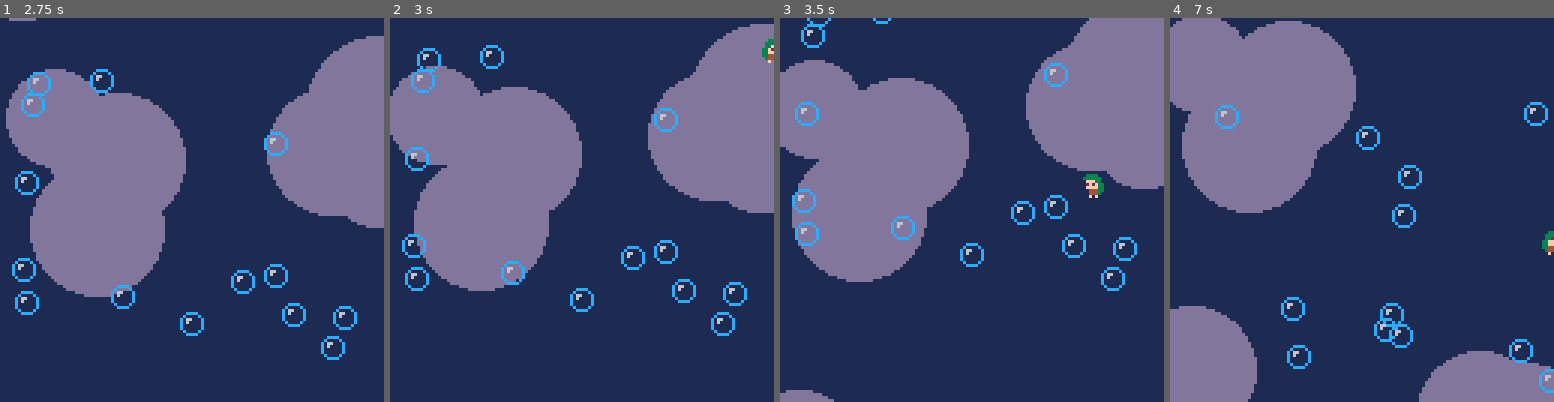
Above: before the commit, frames 1-4 (left to right).
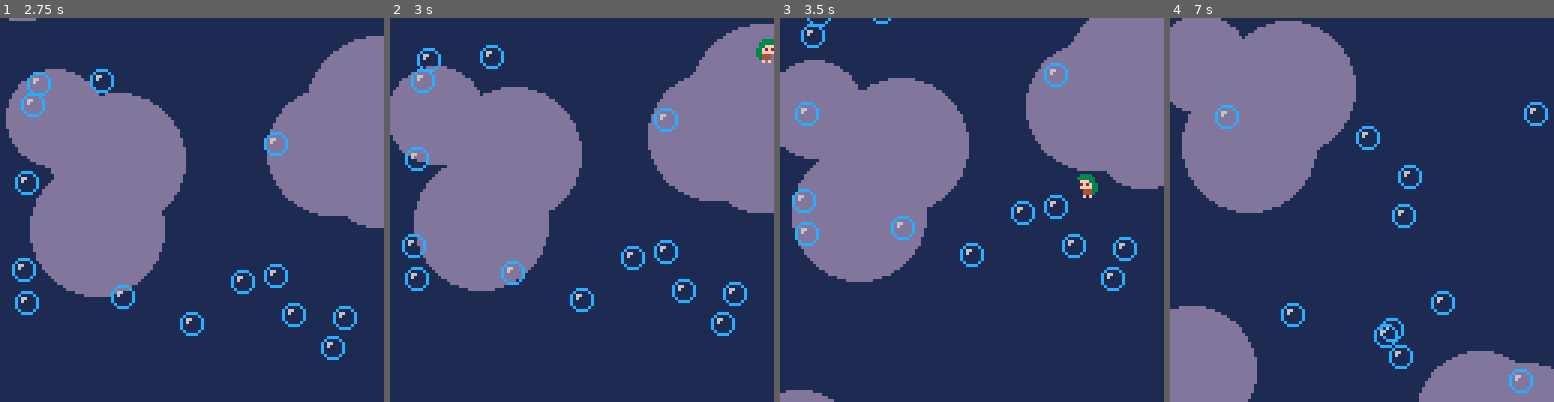
Above: after the commit, the same moments.

Repository: kvognar/bubble-booper
Game: PICO-8 cartridge collab16.p8
The game is run twice, just before and just after one commit, with the same random seed, the same clock (stepped at 60 frames per second) and the same inputs.
Inputs:
- Up to frame 1 (2.75 s): tap X (X key) at 0.33, 1.07, 1.85 s; hold Right 1.6-2.1 s; hold Right from 2.47 s (still down)
- Up to frame 2 (3 s): keep holding Right; tap X (X key) at 2.97 s
- Up to frame 3 (3.5 s): release Right at 3.03 s; hold Left from 3.08 s (still down)
- Up to frame 4 (7 s): release Left at 3.58 s; hold Right 4.02-4.68 s; tap X (X key) at 4.08, 5.2, 6.32 s; hold Left 5.08-5.68 s; hold Right 6.08-6.58 s; hold Right from 6.63 s (still down)

Frame 1 is identical in both runs. In frame 2, 0.2% of the frame differs, in the area x 95-100%, y 5-12%; in frame 3, 0.2%; in frame 4, 1.6%, in the area x 28-100%, y 55-98%.

Commit message:
game over, under budget

Diff:
--- a/collab16.p8
+++ b/collab16.p8
@@ -16,9 +16,12 @@
 som={
  _init=function(self)
   self.state=self.title
+
+  self.bubbles={}
+  self.big_bubbles={}
   t=0
   for i=0,15 do
-   self:make_bubble(rnd(128),rnd(128))
+   add(self.bubbles,{s=29,x=rnd(128),y=rnd(128)})
   end
   for i=0,6 do
    local x=rnd(128)
@@ -39,7 +42,7 @@
    self.state=self.game
   end
  end,
- _draw=function(self)
+ _draw=function()
   print("bubble booper",40,60,7)
   print("press ❎",48,66)
  end,
@@ -50,7 +53,13 @@
   local pl=self.pl
   pl.x+=pl.dx
   pl.y+=pl.dy
-  pl.x=mid(pl.x,0,124)
+  pl.x=mid(pl.x,0,122)
+
+  if pl.y>140 then
+   --die
+   sfx(9)
+   self:_init()
+  end
 
   --bubbles
   foreach(self.bubbles,function(bubble)
@@ -78,29 +87,12 @@
    sfx(8)
    del(self.bubbles, pop)
   end
+  pl.s=13+sgn(pl.dy)
  end,
  _draw=function(self)
   foreach(self.bubbles,self.draw_entity)
-
-  if self.pl.dy<0 then
-   self.pl.s=13
-  else
-   self.pl.s=12
-  end
   self.draw_entity(self.pl)
  end,},
- draw_bg=function(self)
-  rectfill(0,0,127,127,1)
-  foreach(self.big_bubbles,function(bubble)
-   circfill(bubble.x,bubble.y,bubble.r,13)
-  end)
- end,
- bubbles={},
- big_bubbles={},
- make_bubble=function(self,x,y)
-  add(self.bubbles,{s=29,x=x,y=y})
- end,
-
  draw_entity=function(entity)
   spr(entity.s,entity.x,entity.y,1,1,entity.left)
  end,
@@ -144,27 +136,30 @@
  end,
  _draw=function(self)
   cls()
-  self:draw_bg()
+  rectfill(0,0,127,127,1)
+  foreach(self.big_bubbles,function(bubble)
+   circfill(bubble.x,bubble.y,bubble.r,13)
+  end)
   self.state._draw(self)
  end
 }
 __gfx__
-00000000000000000000000000000000000000000000000000000000000000000000000000000000000000000000000000333300003333000011110000000000
-00000000000000000000000000000000000000000000000000000000000000000000000000000000000000000000000003333330033333300111111000000000
-000000000000000000000000000000000000000000000000000000000000000000000000000000000000000000000000033fff000332f2000117770000000000
-00000000000000000000000000000000000000000000000000000000000000000000000000000000000000000000000033f2f20033ffff001177770000000000
-00000000000000000000000000000000000000000000000000000000000000000000000000000000000000000000000033ffff0033ffff00117d7d0000000000
-000000000000000000000000000000000000000000000000000000000000000000000000000000000000000000000000334440003344400011ddd00000000000
-000000000000000000000000000000000000000000000000000000000000000000000000000000000000000000000000034440000344400001ddd00000000000
-00000000000000000000000000000000000000000000000000000000000000000000000000000000000000000000000000f0f00000f0f0000070700000000000
-0000000000000000000000000000000000000000000000000000000000000000000000000000000000000000000000000011110000cccc000000000000000000
-000000000000000000000000000000000000000000000000000000000000000000000000000000000000000000000000011111100c0000c00000000000000000
-000000000000000000000000000000000000000000000000000000000000000000000000000000000000000000000000011d7d00c066000c0000000000000000
-00000000000000000000000000000000000000000000000000000000000000000000000000000000000000000000000011777700c060000c0000000000000000
-00000000000000000000000000000000000000000000000000000000000000000000000000000000000000000000000011777700c000000c0000000000000000
-00000000000000000000000000000000000000000000000000000000000000000000000000000000000000000000000011ddd000c000000c0000000000000000
-00000000000000000000000000000000000000000000000000000000000000000000000000000000000000000000000001ddd0000c0000c00000000000000000
-0000000000000000000000000000000000000000000000000000000000000000000000000000000000000000000000000070700000cccc000000000000000000
+0000000000000000000000000000000000000000000000000000000000000000000000000000000000000000000000000033330000cccc000033330000000000
+000000000000000000000000000000000000000000000000000000000000000000000000000000000000000000000000033333300c0000c00333333000000000
+0000000000000000000000000000000000000000000000000000000000000000000000000000000000000000000000000332f200c066000c033fff0000000000
+00000000000000000000000000000000000000000000000000000000000000000000000000000000000000000000000033ffff00c060000c33f2f20000000000
+00000000000000000000000000000000000000000000000000000000000000000000000000000000000000000000000033ffff00c000000c33ffff0000000000
+00000000000000000000000000000000000000000000000000000000000000000000000000000000000000000000000033444000c000000c3344400000000000
+000000000000000000000000000000000000000000000000000000000000000000000000000000000000000000000000034440000c0000c00344400000000000
+00000000000000000000000000000000000000000000000000000000000000000000000000000000000000000000000000f0f00000cccc0000f0f00000000000
+0000000000000000000000000000000000000000000000000000000000000000000000000000000000000000000000000011110000cccc000033330000000000
+000000000000000000000000000000000000000000000000000000000000000000000000000000000000000000000000011111100c0000c00333333000000000
+000000000000000000000000000000000000000000000000000000000000000000000000000000000000000000000000011d7d00c066000c033fff0000000000
+00000000000000000000000000000000000000000000000000000000000000000000000000000000000000000000000011777700c060000c33f2f20000000000
+00000000000000000000000000000000000000000000000000000000000000000000000000000000000000000000000011777700c000000c33ffff0000000000
+00000000000000000000000000000000000000000000000000000000000000000000000000000000000000000000000011ddd000c000000c3344400000000000
+00000000000000000000000000000000000000000000000000000000000000000000000000000000000000000000000001ddd0000c0000c00344400000000000
+0000000000000000000000000000000000000000000000000000000000000000000000000000000000000000000000000070700000cccc0000f0f00000000000
 00000000000000000000000000000000000000000000000000000000000000000000000000000000000000000000000000000000000000000000000000000000
 00000000000000000000000000000000000000000000000000000000000000000000000000000000000000000000000000000000000000000000000000000000
 00000000000000000000000000000000000000000000000000000000000000000000000000000000000000000000000000000000000000000000000000000000
Not shown, changed: the sound effects (__sfx__) section of collab16.p8
